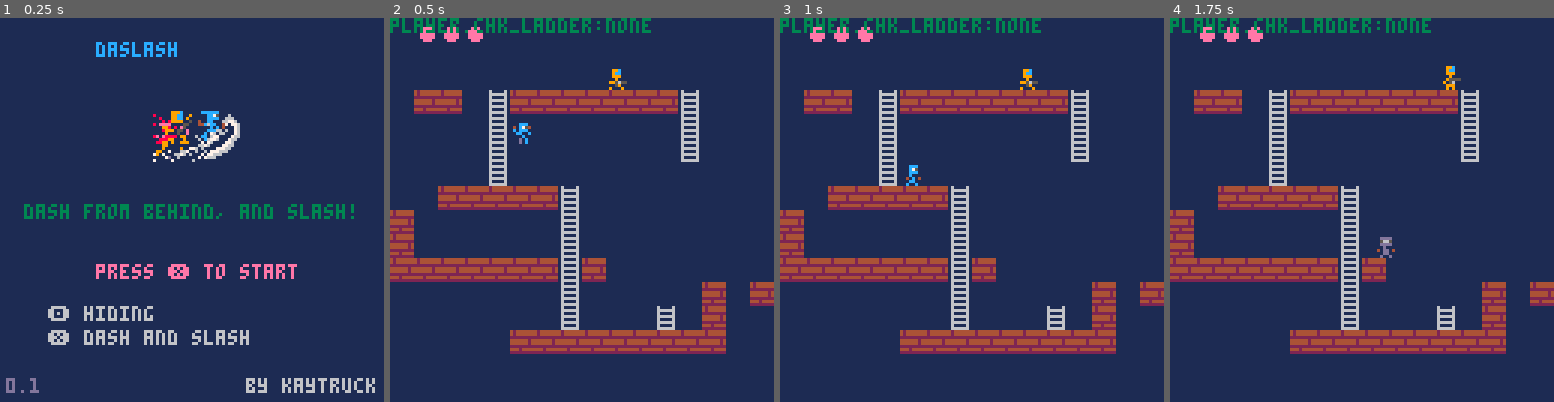
Above: before the commit, frames 1-4 (left to right).
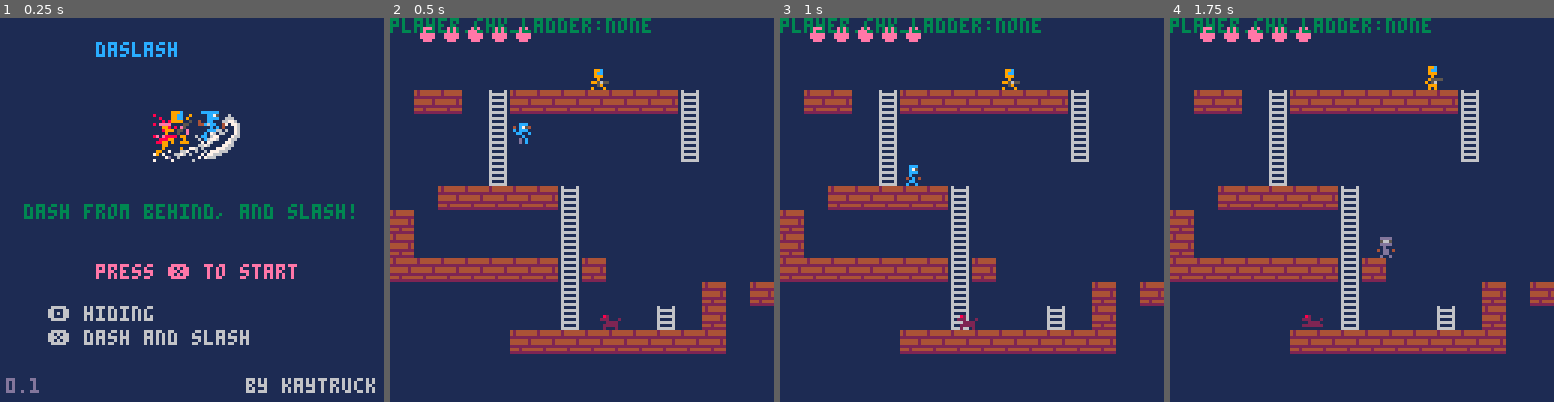
Above: after the commit, the same moments.

Repository: kaytruck/daslash
Game: PICO-8 cartridge daslash.p8
Same seed, same stepped clock (60 frames per second), same inputs: the game is played once before the commit and once after it.
Inputs:
- Up to frame 1 (0.25 s): no input
- Up to frame 2 (0.5 s): tap X (X key) at 0.33 s
- Up to frame 3 (1 s): tap O (Z key) at 0.7 s
- Up to frame 4 (1.75 s): tap X (X key) at 1.07 s; hold Right from 1.6 s (still down); tap O (Z key) at 1.7 s

Frame 1 is identical in both runs. In frame 2, 0.5% of the frame differs, in the area x 26-62%, y 2-82%; in frame 3, 0.5%; in frame 4, 0.6%, in the area x 26-76%, y 2-81%.

Commit message:
add enemy (dog type)

Diff:
--- a/daslash.p8
+++ b/daslash.p8
@@ -54,11 +54,11 @@
 00000000000000000000000000000000000000000000000000000000000000000000000000000000000000000000000000000000000000000000000000000000
 00000000000000000000000000000000000000000000000000000000000000000000000000000000000000000000000000000000000000000000000000000000
 00000000000000000000000000000000000000000000000000000000000000000000000000000000000000000000000000000000000000000000000000000000
-00000000000000000000000000000000000000000000000000000000000000000000000000000000000000000000000000000000000000000000000000000000
-00000000000000000000000000000000000000000000000000000000000000000000000000000000000000000000000000000000000000000000000000000000
-00000000000000000000000000000000000000000000000000000000000000000000000000000000000000000000000000000000000000000000000000000000
-00000000000000000000000000000000000000000000000000000000000000000000000000000000000000000000000000000000000000000000000000000000
-00000000000000000000000000000000000000000000000000000000000000000000000000000000000000000000000000000000000000000000000000000000
+00002800000028000000000000000000000000000000000000000000000000000000000000000000000000000000000000000000000000000000000000000000
+20002220200022200000000000000000000000000000000000000000000000000000000000000000000000000000000000000000000000000000000000000000
+02222000022220000000000000000000000000000000000000000000000000000000000000000000000000000000000000000000000000000000000000000000
+02222200222222200000000000000000000000000000000000000000000000000000000000000000000000000000000000000000000000000000000000000000
+02000200000000000000000000000000000000000000000000000000000000000000000000000000000000000000000000000000000000000000000000000000
 00000000000000000000000000000000000000000000000000000000000000000000000000000000000000000000000000000000000000000000000000000000
 00000000000000000000000000000000000000000000000000000000000000000000000000000000000000000000000000000000000000000000000000000000
 00000000000000000000000000000000000000000000000000000000000000000000000000000000000000000000000000000000000000000000000000000000
--- a/enemies.lua
+++ b/enemies.lua
@@ -1,22 +1,28 @@
 function init_enemies()
 	local enemies = {}
-	add(enemies, create_enemey_1())
+	add(enemies, create_enemey_1(64, 65, 8 * 8, 2 * 8, 0.5, 6))
+	add(enemies, create_enemey_1(80, 81, 9 * 8, 12 * 8, -0.7, 3))
 	return enemies
 end
-function create_enemey_1()
+
+function create_enemey_1(init_sp, init_sp_end, init_x, init_y, init_vx, init_hp)
+	local flip = false
+	if init_vx < 0 then
+		flip = true
+	end
 	return {
-		sp=64,
-		sp_begin=64,
-		sp_end=65,
+		sp=init_sp,
+		sp_begin=init_sp,
+		sp_end=init_sp_end,
 		spw=1,				-- sprite width
 		w=8,
 		h=8,
-		x=70,
-		y=16,
-		vx=0.5,
-		flip=false,
+		x=init_x,
+		y=init_y,
+		vx=init_vx,
+		flip=flip,
 		dead=false,
-		hp=6,
+		hp=init_hp,
 		underatk=false,		-- under attack flag
 		-- anim
 		anim=0,
--- a/player.lua
+++ b/player.lua
@@ -18,7 +18,7 @@
 		dash_time=0,
 		dash_time_max = 6,
 		atk=3,
-		hp=3,
+		hp=5,
 		-- stat
 		running=false,
 		falling=false,
